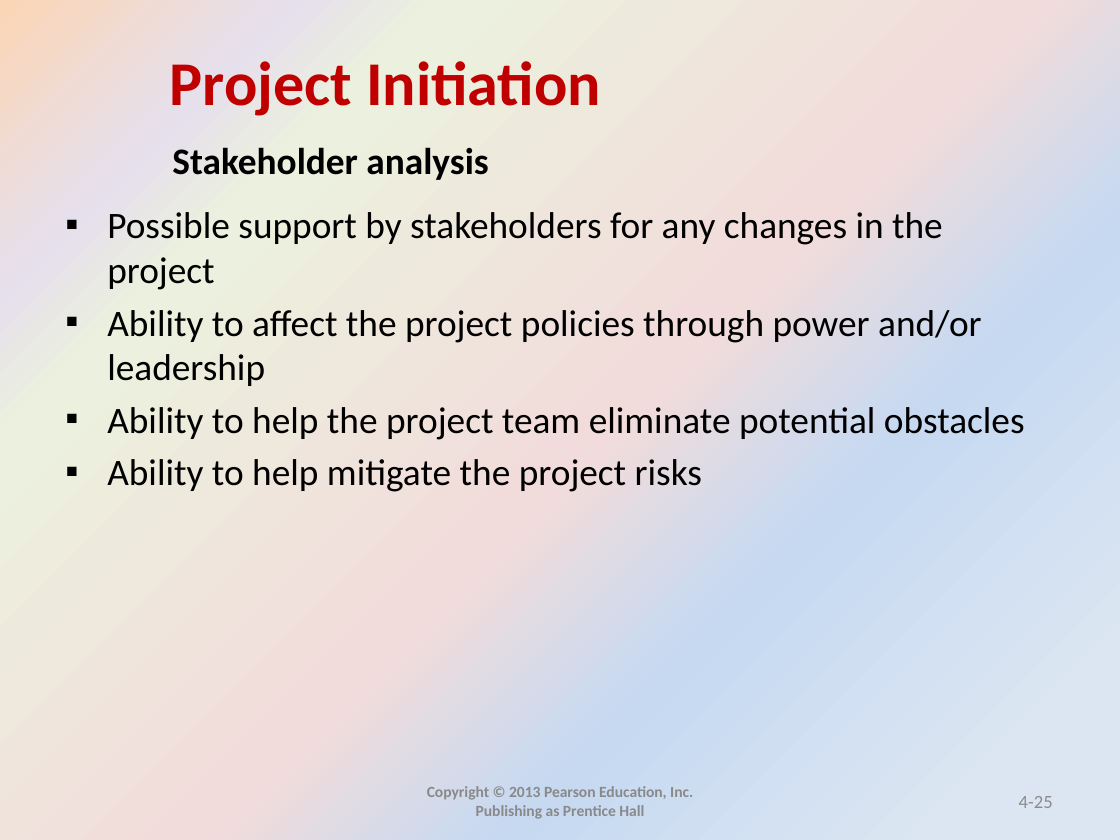
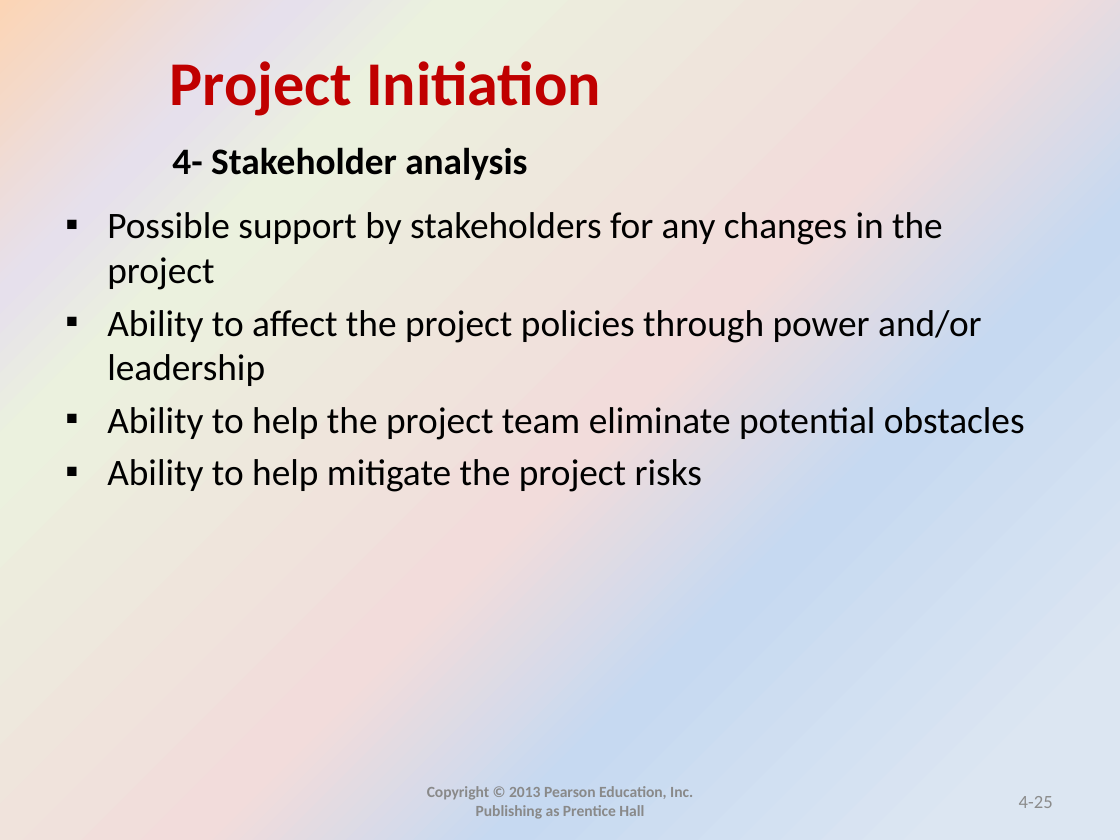
Before and after one commit to mohandesosama/is_project_management, a slide deck: slide 25 of IS-PM-Slides/04_project initiation.pptx. Drawn at 1120x840 pixels with LibreOffice and Linux fonts; fonts in the diff are those of the drawing. Boxes give left, top, right and bottom in pixels: in the first picture for what was removed or moved away, otherwise in the second. Text is boxed around its words. In the diff, an @@ line names an element or a change of style, - is before the commit and + after.

```diff
--- a/IS-PM-Slides/04_project initiation.pptx
+++ b/IS-PM-Slides/04_project initiation.pptx
@@ text at (x1=172, y1=147, x2=527, y2=180): text changed @@
-Stakeholder analysis
+4- Stakeholder analysis
```
Also in this commit, not shown: 30 other slides changed, 8 slides removed.
